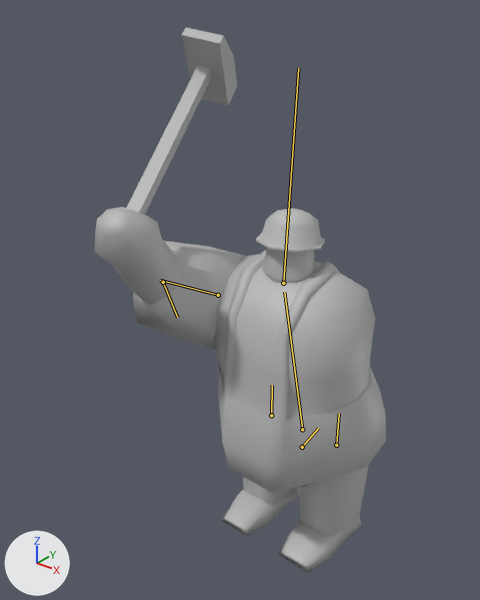
Renders of the FBX model Assets/Art/Meshes/OneArmedFatman_withHammer.fbx from each side of a commit.
Rendered twice from a 50 mm lens placed at (3.38, -5.4, 5.95), pointed at (-0.5, -0.55, 2.94). Lighting does not change. The marker at lower left points along +X, +Y and +Z. Both versions are drawn at frame 5 of the action 'Take 001'; the numbers are the values there. The bones that bend it are drawn over the model as lines.

In view in the first picture: 'Fatman.001', 'Hammer'.
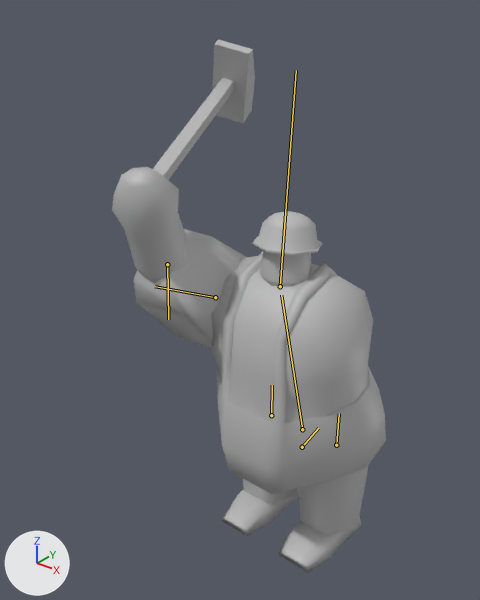
Scene script edits in JSON lines:
```json
{"block": "bone_upper_body", "where": "bone_upper_body = bpy.data.objects['Fatman'].pose.bones['upper_body']  # child of 'Fatman_root'"}
{"op": "set", "path": "bone_upper_body.rotation_quaternion", "old": "(0.993, 0.117, 0.0, 0.0)", "new": "(0.991, 0.131, 0.0, 0.0)", "note": "degrees (13, 0, 0) -> degrees (15, 0, 0)"}
{"block": "bone_head", "where": "bone_head = bpy.data.objects['Fatman'].pose.bones['head']  # child of 'upper_body'"}
{"op": "set", "path": "bone_head.rotation_quaternion", "old": "(0.989, -0.149, 0.0, 0.0)", "new": "(0.986, -0.166, 0.0, 0.0)", "note": "degrees (-17, 0, 0) -> degrees (-19, 0, 0)"}
{"block": "bone_arm", "where": "bone_arm = bpy.data.objects['Fatman'].pose.bones['arm']  # child of 'upper_body'"}
{"op": "set", "path": "bone_arm.rotation_quaternion", "old": "(0.403, 0.124, 0.905, -0.066)", "new": "(0.277, 0.136, 0.947, -0.082)", "note": "degrees (2, 132, -15) -> degrees (6, 147, -15)"}
{"block": "bone_hand", "where": "bone_hand = bpy.data.objects['Fatman'].pose.bones['hand']  # child of 'arm'"}
{"op": "set", "path": "bone_hand.rotation_quaternion", "old": "(0.974, -0.199, 0.001, 0.11)", "new": "(0.967, -0.222, -0.002, 0.123)", "note": "degrees (-23, 3, 12) -> degrees (-26, 3, 14)"}
```

What differs and where, as boxes [x1, y1, x2, y2] in the pictures (480 x 600 px):
```json
{"object": "Fatman.001", "change": "posed", "before": [95, 207, 386, 572], "after": [112, 167, 386, 572], "on screen": "11% taller"}
{"object": "Hammer", "change": "posed", "before": [127, 28, 237, 214], "after": [153, 39, 255, 180], "on screen": "7% narrower, 24% shorter"}
{"bone": "upper_body", "before": "(302, 429) to (284, 292)", "after": "(302, 429) to (281, 295)"}
{"bone": "head", "before": "(283, 283) to (298, 68)", "after": "(280, 286) to (296, 70)"}
{"bone": "arm", "before": "(218, 295) to (160, 280)", "after": "(215, 297) to (155, 286)"}
{"bone": "hand", "before": "(163, 282) to (177, 317)", "after": "(167, 264) to (168, 319)"}
```
